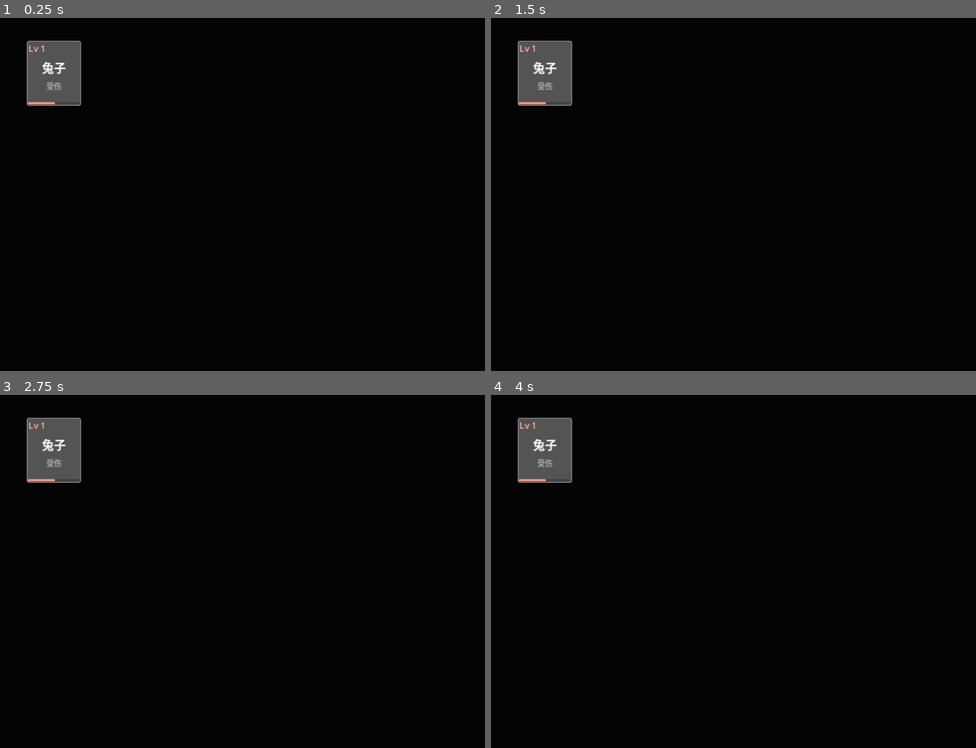
Above: before the commit, frames 1-4 (two rows, left to right).
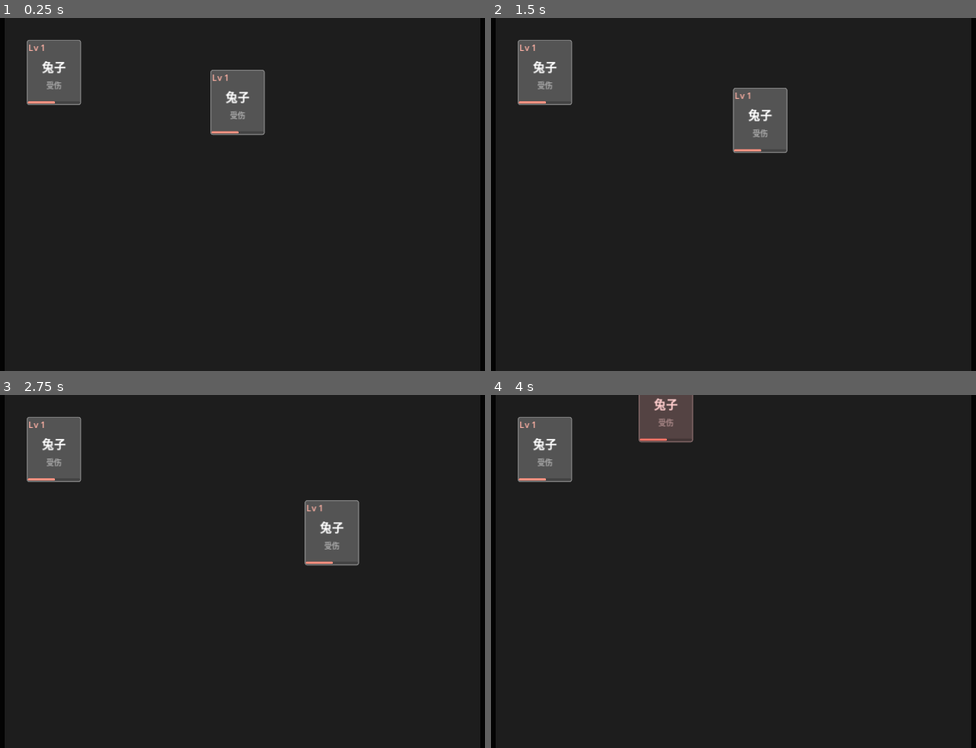
Above: after the commit, the same moments.

Repository: onlyLucky/SweetCake
Game: Godot game, scene res://scenes/main.tscn
Same seed, same stepped clock (60 frames per second), same inputs: the game is played once before the commit and once after it. Before the commit the project has no main scene; this scene is started directly in both runs.
Inputs (mouse positions are in pixels of both pictures, inside the frame that each line leads up to):
- Up to frame 1 (0.25 s): no input
- Up to frame 2 (1.5 s): tap Enter at 0.5 s; move the mouse to (869, 176) at 0.52 s; click (869, 176) at 0.67 s; tap Space at 1.25 s; drag from (607, 212) to (704, 265) at 1.27 s
- Up to frame 3 (2.75 s): tap Enter at 2 s; move the mouse to (305, 493) at 2.02 s; click (305, 493) at 2.17 s
- Up to frame 4 (4 s): tap Space at 2.75 s; drag from (704, 642) to (544, 518) at 2.77 s; tap Enter at 3.5 s; move the mouse to (922, 624) at 3.52 s; click (922, 624) at 3.67 s

The runs differ from the first frame. In frame 1, 96% of the frame differs, in the area x 0-100%, y 0-100%; in frame 2, 96%; in frame 3, 96%; in frame 4, 96%.

Commit message:
feat: 卡牌拖动逻辑，边界检测。

Diff:
--- a/fruit/CardLand/project.godot
+++ b/fruit/CardLand/project.godot
@@ -11,6 +11,7 @@
 [application]
 
 config/name="CardLand"
+run/main_scene="res://scenes/main.tscn"
 config/features=PackedStringArray("4.3", "GL Compatibility")
 config/icon="res://icon.svg"
 
--- a/fruit/CardLand/scenes/CardItem.tscn
+++ b/fruit/CardLand/scenes/CardItem.tscn
@@ -21,7 +21,11 @@
 corner_radius_bottom_right = 8
 corner_radius_bottom_left = 8
 
-[node name="CardItem" type="Node2D"]
+[node name="CardItem" type="Control"]
+layout_mode = 3
+anchors_preset = 0
+offset_right = 100.0
+offset_bottom = 120.0
 script = ExtResource("1_p06fo")
 
 [node name="CardCon" type="Panel" parent="."]
--- a/fruit/CardLand/scenes/card_item.gd
+++ b/fruit/CardLand/scenes/card_item.gd
@@ -1,16 +1,69 @@
-extends Node2D
+extends Control
+
+#class_name CardItemDarg
 
 # 升级文字颜色值
 const SexLv = ["#ffb1a4","#b3cdff"]
 const SexBar = ["#ff9281","6e9eff"]
 
+# 配置参数
+@export var spring_stiffness := 0.2 #反弹力度
+@export var damping := 0.5
+
+@onready var card_con: Panel = $CardCon
+
+
+var is_dragging := false
+var velocity := Vector2.ZERO
+var start_position := Vector2()
+var boundary_rect := Rect2()
+var drag_offset := Vector2.ZERO #点击位置偏移
 
 
 # Called when the node enters the scene tree for the first time.
 func _ready() -> void:
-	pass # Replace with function body.
+	print("_ready_ready")
+	start_position = position
+	boundary_rect = Rect2(Vector2(0,0), get_parent().size)
+
+func _input(event: InputEvent):
+	_card_darg_input(event)
+
+func _card_darg_input(event: InputEvent) -> void:
+	var is_touch_event = event is InputEventScreenTouch
+	var is_drag_event = event is InputEventScreenDrag
+
+	if (event is InputEventMouseButton and event.button_index == MOUSE_BUTTON_LEFT) or is_touch_event:
+		if event.is_pressed():
+			drag_offset = get_local_mouse_position()
+			is_dragging = true
+			# 防止事件冒泡
+			get_viewport().set_input_as_handled()
+		elif is_dragging:  # 松开手指/鼠标
+			is_dragging = false
+			z_index = 0
+			_check_boundary()
+			get_viewport().set_input_as_handled()
+
+	elif (event is InputEventMouseMotion or is_drag_event) and is_dragging:
+		# get_global_mouse_position 获取鼠标/触摸点相对于游戏窗口左上角的全局坐标
+		# get_global_transform().get_scale() 获取控件当前的全局缩放比例
+		var target_pos = get_global_mouse_position() - drag_offset * get_global_transform().get_scale()
+		position = get_parent().get_global_transform().affine_inverse() * target_pos
+		_check_boundary()
+		get_viewport().set_input_as_handled()
+
 
 
 # Called every frame. 'delta' is the elapsed time since the previous frame.
 func _process(delta: float) -> void:
 	pass
+
+
+func _check_boundary():
+	# encloses 严格完全包含检测（不允许任何部分超出）
+	# 类似于子场景加载 size 为0， 内部设置size也无效 节点树获取的是外部的
+	if !boundary_rect.encloses(Rect2(position, card_con.size)):
+		modulate = Color(1, 0.8, 0.8) # 越界红色提示
+	else:
+		modulate = Color.WHITE
--- a/fruit/CardLand/scenes/main.tscn
+++ b/fruit/CardLand/scenes/main.tscn
@@ -28,11 +28,31 @@
 anchor_right = 0.878
 anchor_bottom = 0.999
 offset_left = -0.544006
-offset_top = -0.148
+offset_top = -0.648
 offset_right = 0.543945
-offset_bottom = 0.147949
+offset_bottom = 0.64801
 grow_horizontal = 2
 grow_vertical = 2
 
+[node name="ColorRect" type="ColorRect" parent="CardBox"]
+layout_mode = 1
+anchors_preset = 15
+anchor_right = 1.0
+anchor_bottom = 1.0
+offset_top = -1.0
+offset_bottom = 6.10352e-05
+grow_horizontal = 2
+grow_vertical = 2
+color = Color(0.114897, 0.114897, 0.114897, 1)
+
 [node name="CardItem" parent="CardBox" instance=ExtResource("1_w7ou6")]
-position = Vector2(40, 40.5)
+offset_left = 40.0
+offset_top = 40.0
+offset_right = 140.0
+offset_bottom = 160.0
+
+[node name="CardItem2" parent="CardBox" instance=ExtResource("1_w7ou6")]
+offset_left = 377.0
+offset_top = 95.0
+offset_right = 477.0
+offset_bottom = 215.0
